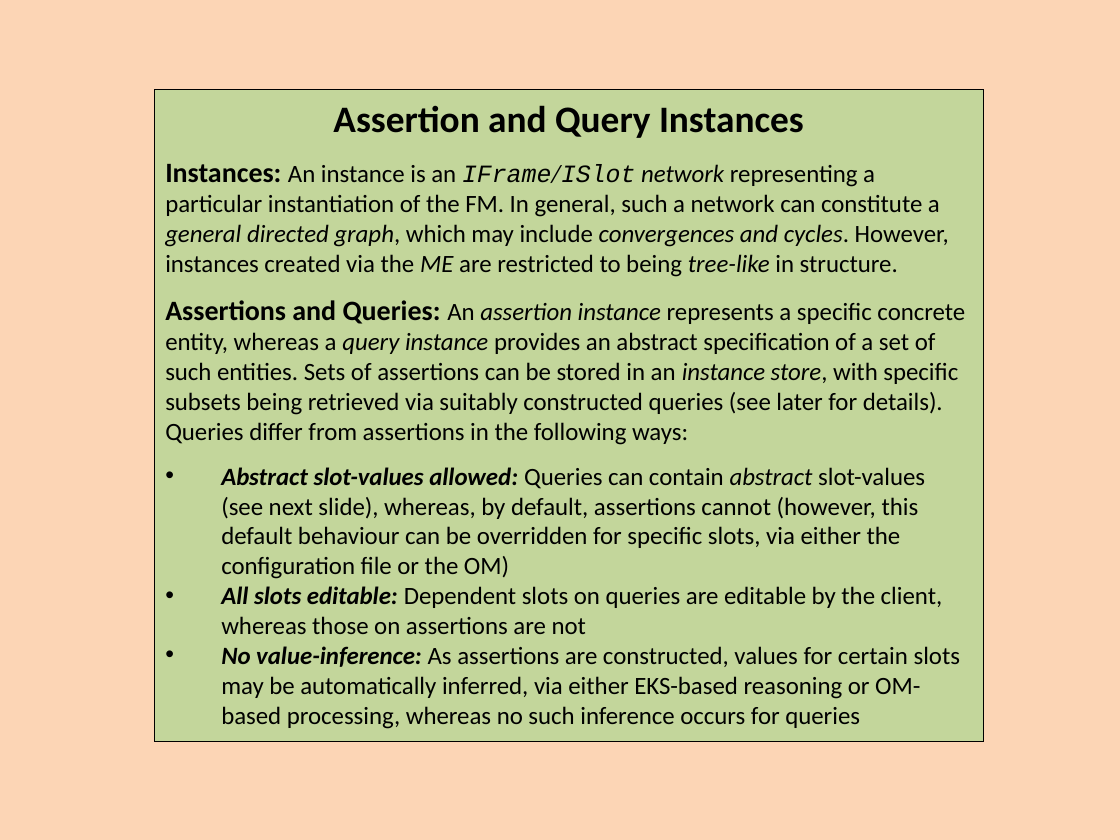
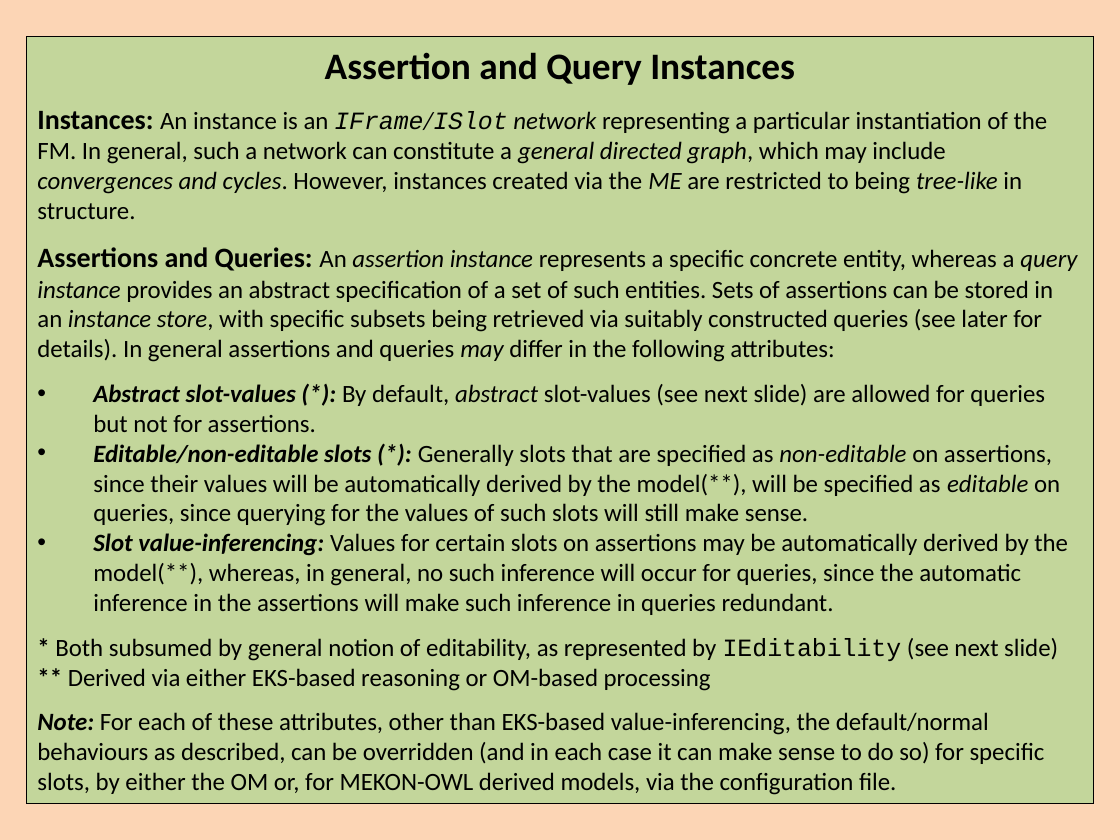
Before and after one commit to colin-puleston/mekon-hobo, a slide deck: slide 32 of docs/MEKON-HOBO Introductory Tutorial.pptx. Drawn at 1120x840 pixels with LibreOffice and Linux fonts; fonts in the diff are those of the drawing. Boxes give left, top, right and bottom in pixels: in the first picture for what was removed or moved away, otherwise in the second. Text is boxed around its words. In the diff, an @@ line names an element or a change of style, - is before the commit and + after.

```diff
--- a/docs/MEKON-HOBO Introductory Tutorial.pptx
+++ b/docs/MEKON-HOBO Introductory Tutorial.pptx
@@ rectangle "Assertion and Query Instances": place and size @@
-rectangle "Assertion and Query Instances" at [155,90,983,741]
+rectangle "Assertion and Query Instances" at [27,36,1094,803]
@@ text in rectangle at [37,247,1077,795]: text changed @@
-Assertions and Queries: An assertion instance represents a specific concrete entity, whereas a query instance provides an abstract specification of a set of such entities. Sets of assertions can be stored in an instance store, with specific subsets being retrieved via suitably constructed queries (see later for details). Queries differ from assertions in the following ways:
-• Abstract slot-values allowed: Queries can contain abstract slot-values (see next slide), whereas, by default, assertions cannot (however, this default behaviour can be overridden for specific slots, via either the configuration file or the OM)
-• All slots editable: Dependent slots on queries are editable by the client, whereas those on assertions are not
-• No value-inference: As assertions are constructed, values for certain slots may be automatically inferred, via either EKS-based reasoning or OM-based processing, whereas no such inference occurs for queries
+Assertions and Queries: An assertion instance represents a specific concrete entity, whereas a query instance provides an abstract specification of a set of such entities. Sets of assertions can be stored in an instance store, with specific subsets being retrieved via suitably constructed queries (see later for details). In general assertions and queries may differ in the following attributes:
+• Abstract slot-values (*): By default, abstract slot-values (see next slide) are allowed for queries but not for assertions.
+• Editable/non-editable slots (*): Generally slots that are specified as non-editable on assertions, since their values will be automatically derived by the model(**), will be specified as editable on queries, since querying for the values of such slots will still make sense.
+• Slot value-inferencing: Values for certain slots on assertions may be automatically derived by the model(**), whereas, in general, no such inference will occur for queries, since the automatic inference in the assertions will make such inference in queries redundant.
+* Both subsumed by general notion of editability, as represented by IEditability (see next slide)
+** Derived via either EKS-based reasoning or OM-based processing
+Note: For each of these attributes, other than EKS-based value-inferencing, the default/normal behaviours as described, can be overridden (and in each case it can make sense to do so) for specific slots, by either the OM or, for MEKON-OWL derived models, via the configuration file.
```
Also in this commit, not shown: 11 other slides changed, 1 slide added.
